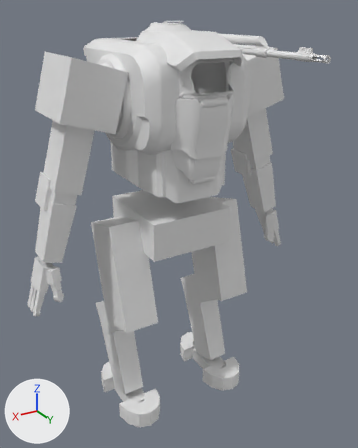
The Blender file Finch.blend as it was, and as the next commit left it.
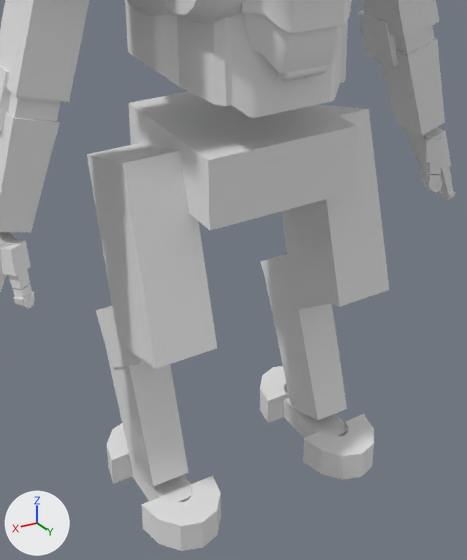
Old and new are each drawn whole from a 50 mm camera at (2.24, 4.0, 3.87) aimed at (-0.03, 0.21, 1.97) and again close up on the part from 13% to 80% of the width and 32% to 97% of the height. Arrows for +X, +Y and +Z are at lower left; the lights stay in place. The last two pictures show the newer version.

Script lines for the objects in view, before the commit:
```python
me_cube_008 = bpy.data.meshes.new('Cube.008')
me_cube_008.from_pydata(...)  # a box spanning x -0.166..0.166, y -0.239..0.239, z -0.446..0.554
me_cube_008.materials.append(mat_material)  # white #e7e7e7
me_cube_011 = bpy.data.meshes.new('Cube.011')
me_cube_011.from_pydata(...)  # 8 vertices, 6 faces; spans x -0.416..0.416, y -0.493..0.493, z -0.086..0.086
me_cube_064 = bpy.data.meshes.new('Cube.064')
me_cube_064.from_pydata(...)  # 8 vertices, 6 faces; spans x -0.118..0.118, y -0.172..0.172, z -0.459..0.459
me_cube_064.materials.append(mat_material)  # white #e7e7e7
ob_cube_008 = bpy.data.objects.new('Cube.008', me_cube_008)
ob_cube_008.location = (-0.533, 0.146, 1.516)
ob_cube_008.rotation_euler = (0.261, 0.0, 0.0)  # degrees (15, 0, 0)
ob_cube_011 = bpy.data.objects.new('Cube.011', me_cube_011)
ob_cube_011.location = (0.0, 0.085, 2.253)
ob_cube_011.scale = (1.0, 0.867, 1.0)
ob_cube_011.hide_set(True)
ob_cube_057 = bpy.data.objects.new('Cube.057', me_cube_064)
ob_cube_057.location = (0.533, -0.054, 0.597)
ob_cube_057.rotation_euler = (0.343, 0.0, 0.0)  # degrees (20, 0, 0)
# also in view: 'Cube.060' at (0.52, 0.09, 0.07); 'Cube.014' at (-0.52, 0.09, 0.07); 'Cube.003' at (-0.98, 0.02, 2.77); 'Cube.007' at (0.0, 0.08, 2.0); 'Cube.058' at (0.52, 0.43, 0.08)
```
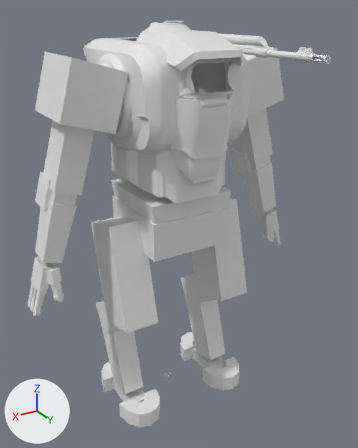
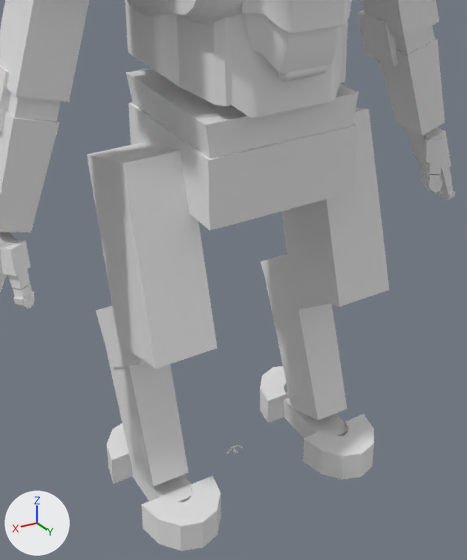
Where the change shows, as pixel boxes [x1, y1, x2, y2] in the close-ups (467 x 560 px):
'Cube.011', shown: after [126, 68, 359, 158]

The change, as a diff of the scene's bpy script:
```diff
--- a/Finch.blend.py
+++ b/Finch.blend.py
@@ ob_cube_011 @@
 ob_cube_011.scale = (1.0, 0.867, 1.0)
-ob_cube_011.hide_set(True)
```
